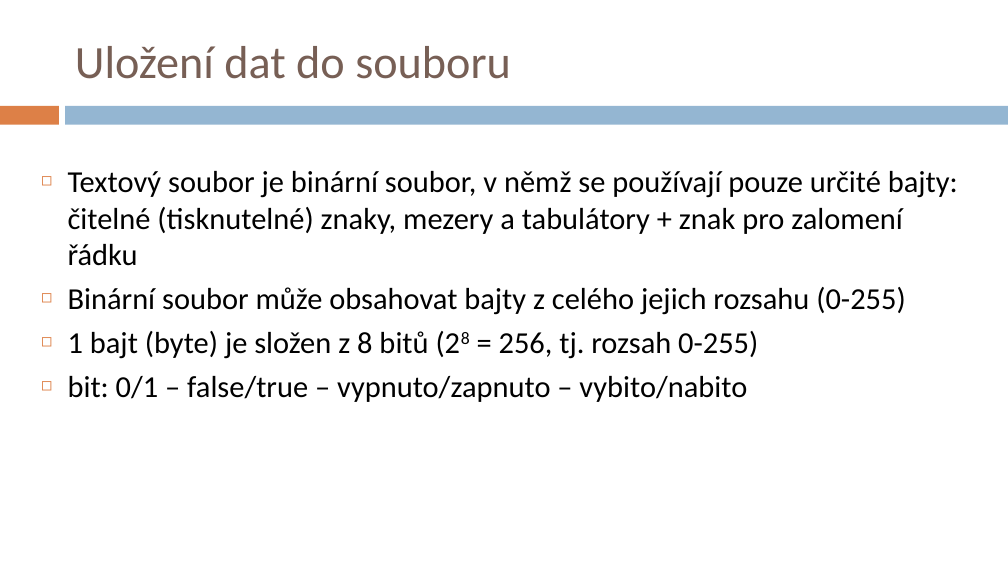
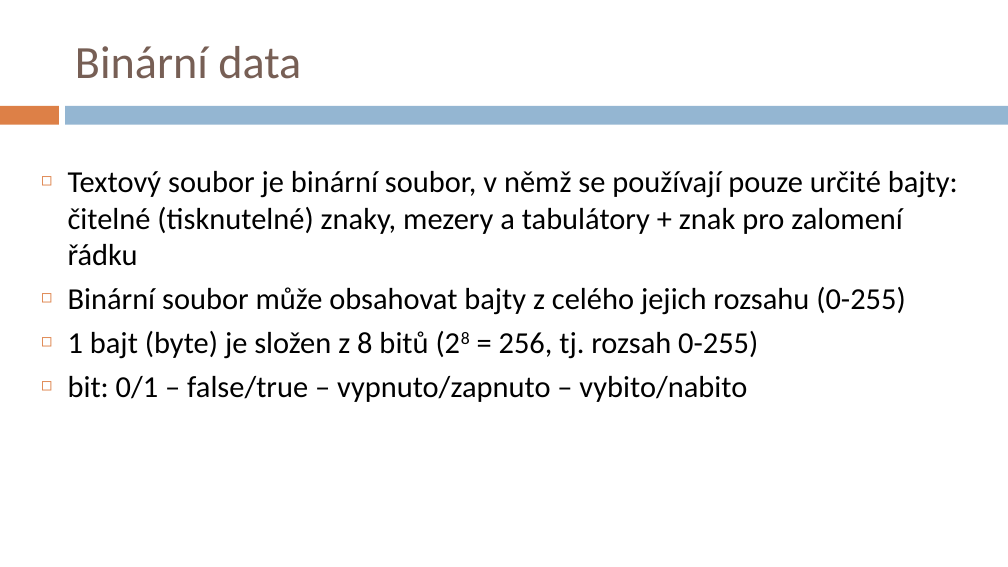
Before and after one commit to PetrVobornik/prednasky, a slide deck: slide 2 of ZakladyCs/11-SouboryBinarni/soubory-binarni.ppsx. Drawn at 1008x567 pixels with LibreOffice and Linux fonts; fonts in the diff are those of the drawing. Boxes give left, top, right and bottom in pixels: in the first picture for what was removed or moved away, otherwise in the second. Text is boxed around its words. In the diff, an @@ line names an element or a change of style, - is before the commit and + after.

```diff
--- a/ZakladyCs/11-SouboryBinarni/soubory-binarni.ppsx
+++ b/ZakladyCs/11-SouboryBinarni/soubory-binarni.ppsx
@@ title at <box>75,46,301,79</box>: text changed @@
-Uložení dat do souboru
+Binární data
```
Also in this commit, not shown: 22 other files.
